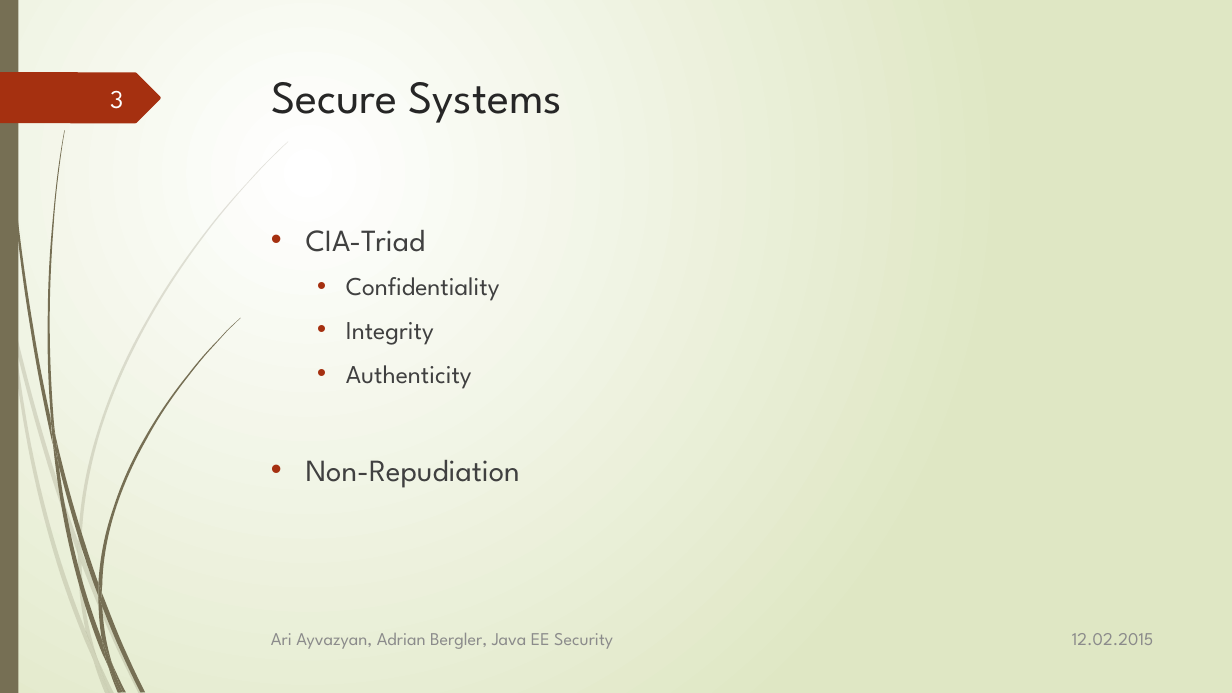
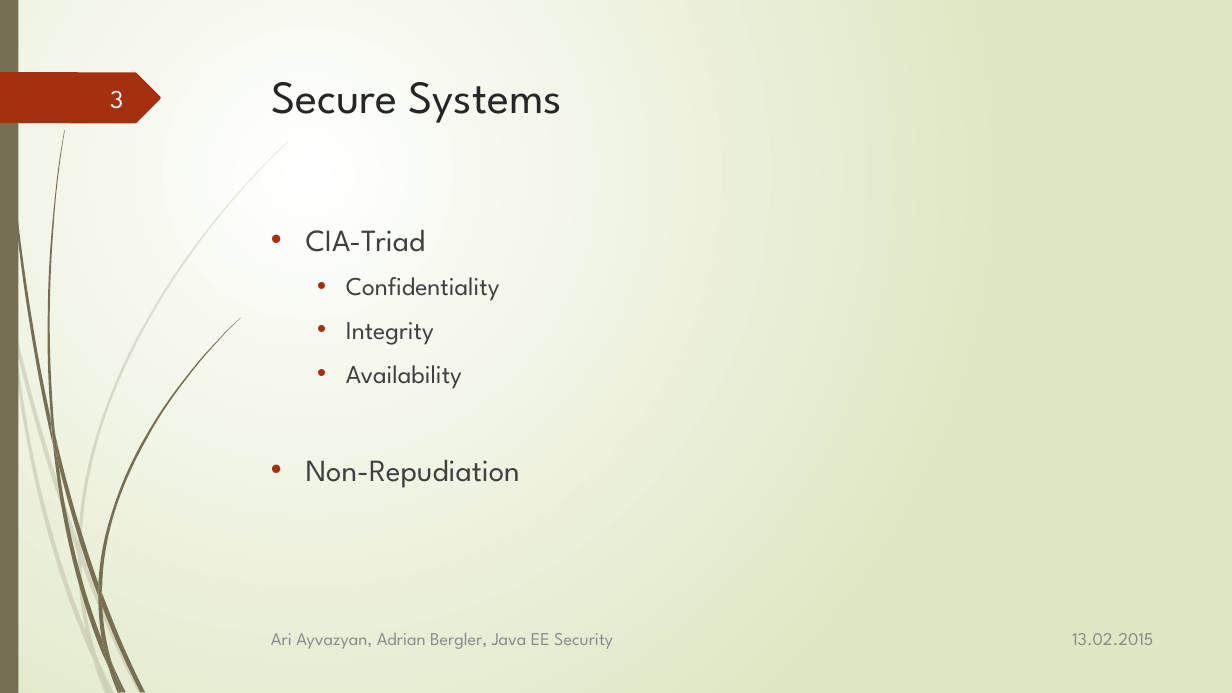
Before and after one commit to aayvazyan-tgm/JavaEESecurityExample, a slide deck: slide 3 of doc/Java EE - Security.pptx. Drawn at 1232x693 pixels with LibreOffice and Linux fonts; fonts in the diff are those of the drawing. Boxes give left, top, right and bottom in pixels: in the first picture for what was removed or moved away, otherwise in the second. Text is boxed around its words. In the diff, an @@ line names an element or a change of style, - is before the commit and + after.

```diff
--- a/doc/Java EE - Security.pptx
+++ b/doc/Java EE - Security.pptx
@@ text at box(346, 365, 462, 389): text changed @@
-  • Authenticity
+  • Availability
@@ text at box(1072, 633, 1153, 645): text changed @@
-12.02.2015
+13.02.2015
```
Also in this commit, not shown: 25 other slides changed, 1 other file.
